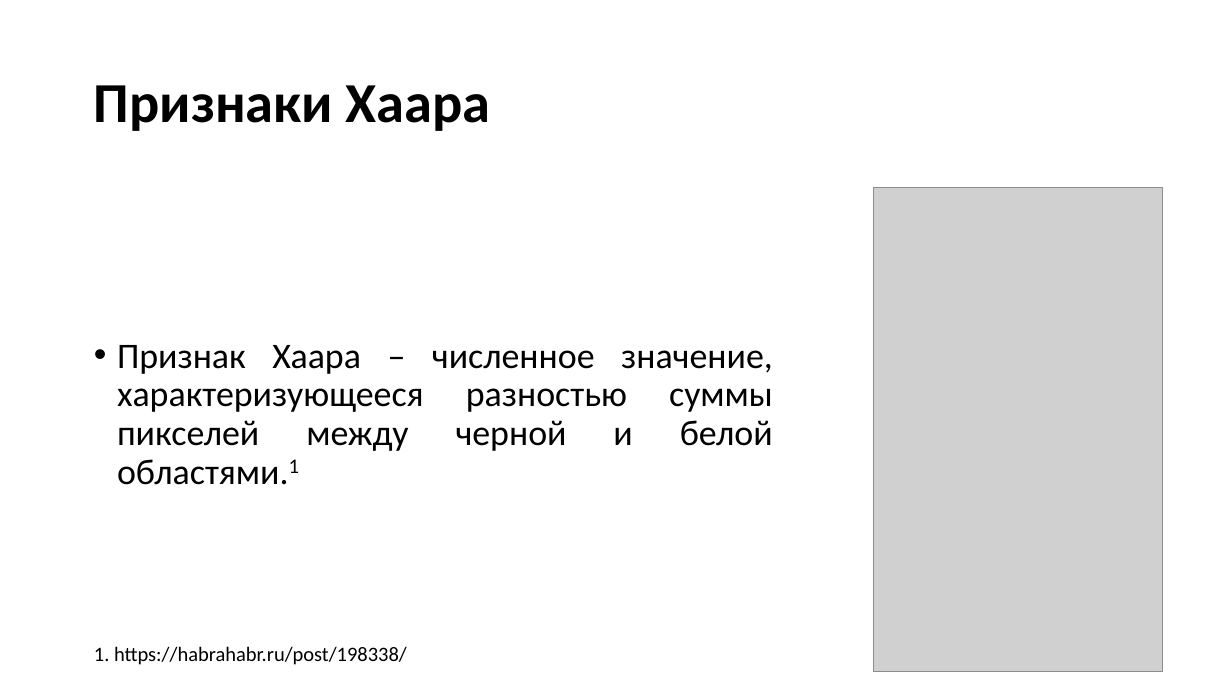
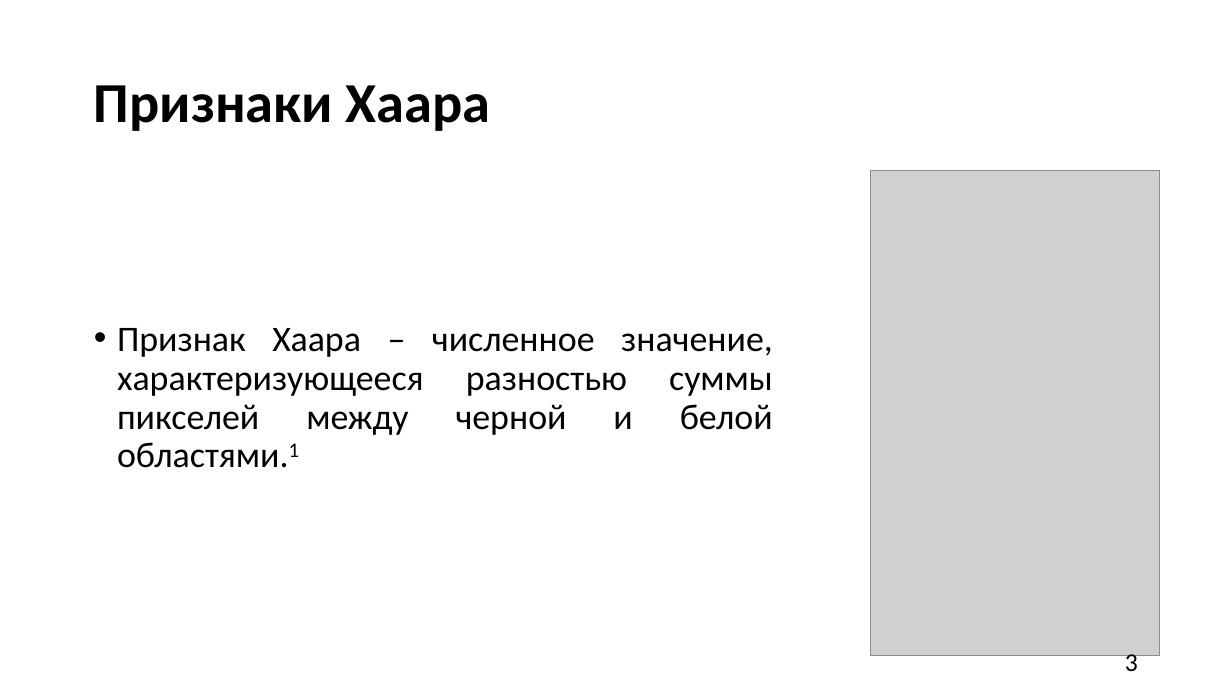
Before and after one commit to MYIIIKET/Diplom, a slide deck: slide 3 of Main/Презентация.pptx. Drawn at 1232x693 pixels with LibreOffice and Linux fonts; fonts in the diff are those of the drawing; grey boxes stand for pictures. Boxes give left, top, right and bottom in pixels: in the first picture for what was removed or moved away, otherwise in the second. Text is boxed around its words. In the diff, an @@ line names an element or a change of style, - is before the commit and + after.

```diff
--- a/Main/Презентация.pptx
+++ b/Main/Презентация.pptx
@@ picture: place and size @@
-picture at [874, 188, 1163, 672]
+picture at [870, 171, 1159, 656]
@@ text "Признак Хаара – численное значение, ...": place and size @@
-text "Признак Хаара – численное значение, ..." at [117, 345, 773, 485]
+text "Признак Хаара – численное значение, ..." at [117, 328, 773, 468]
@@ text removed at [94, 646, 407, 665] @@
-1. https://habrahabr.ru/post/198338/
@@ page number added at [1125, 650, 1138, 671], 20 pt, text #000000 @@
+3
```
Also in this commit, not shown: 14 other slides changed, 8 slides added, 10 slides removed, 5 other files.
